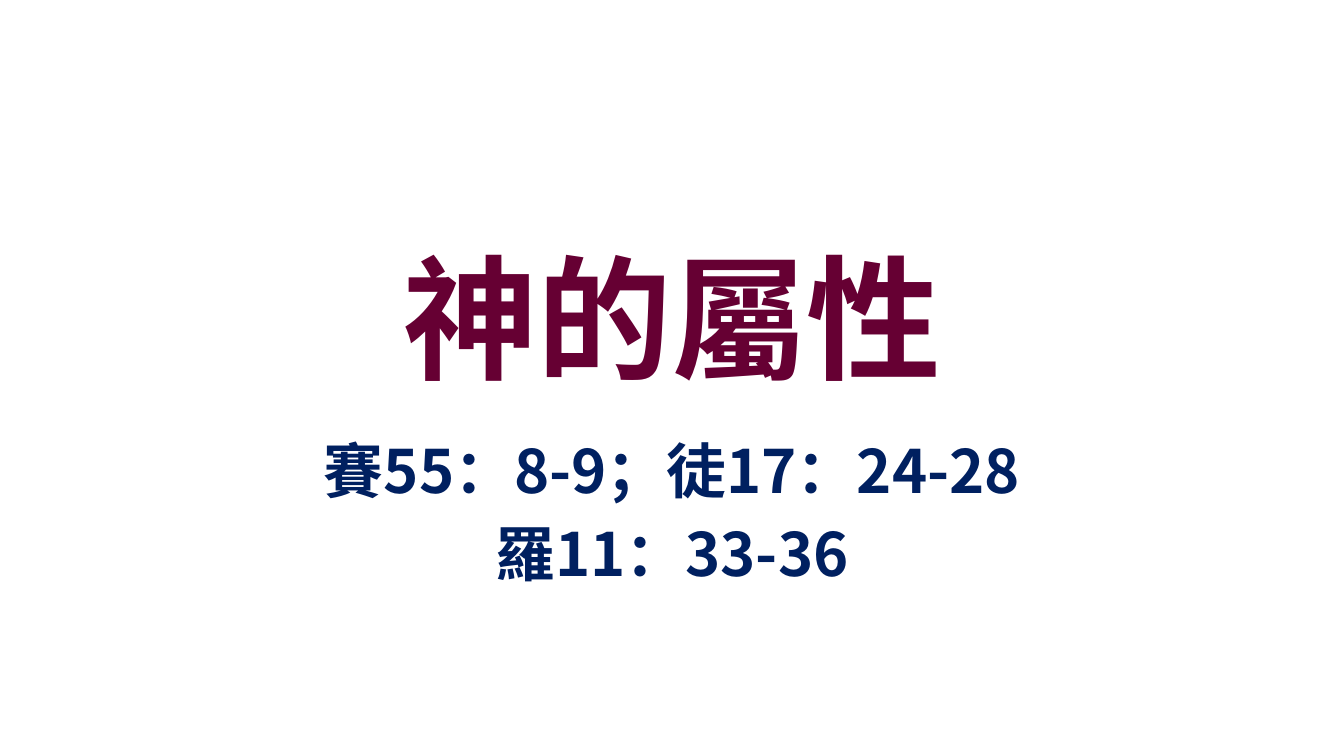
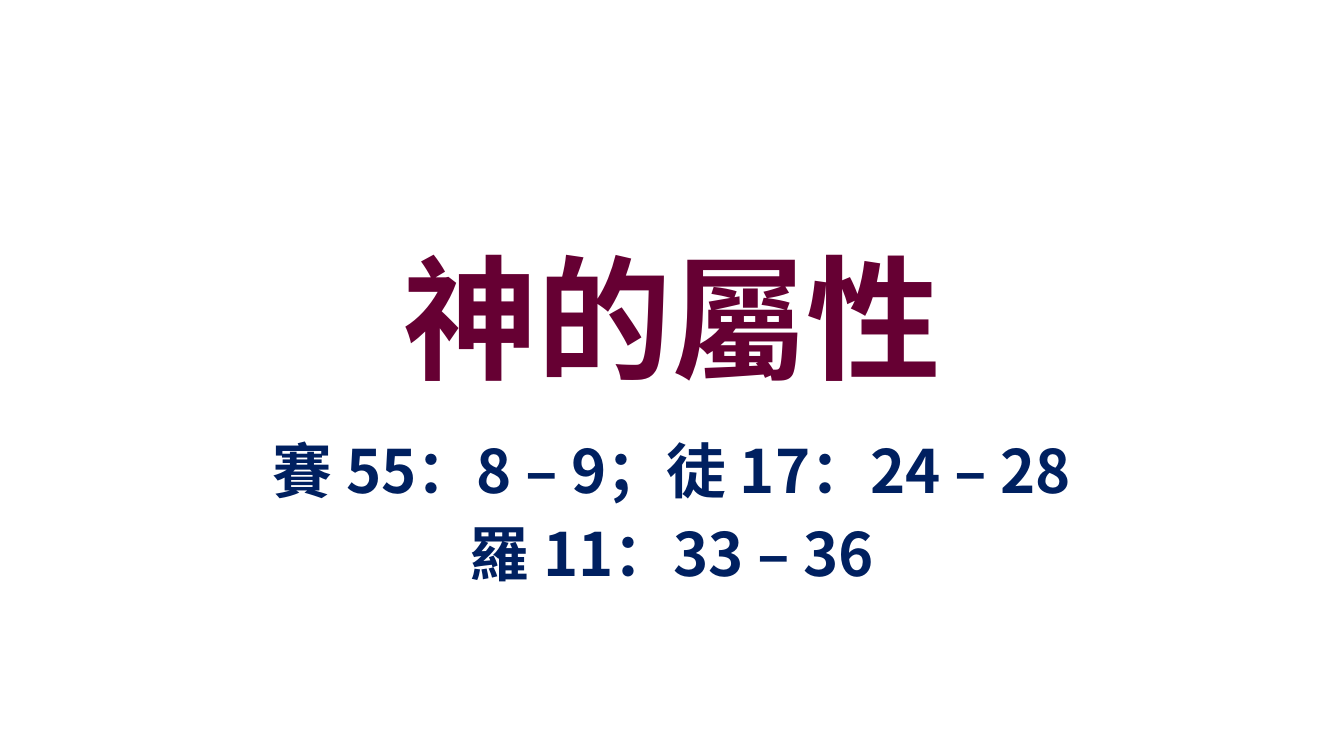
Before and after one commit to batisuoc/worship-resources, a slide deck: slide 1 of 4神的屬性.pptx. Drawn at 1344x756 pixels with LibreOffice and Linux fonts; fonts in the diff are those of the drawing; background and template pictures are left out. Boxes give left, top, right and bottom in pixels: in the first picture for what was removed or moved away, otherwise in the second. Text is boxed around its words. In the diff, an @@ line names an element or a change of style, - is before the commit and + after.

```diff
--- a/4神的屬性.pptx
+++ b/4神的屬性.pptx
@@ subtitle at box(273, 441, 1071, 582): text changed @@
-賽55：8-9；徒17：24-28
-羅11：33-36
+賽 55：8 – 9；徒 17：24 – 28
+羅 11：33 – 36
```
Also in this commit, not shown: 1 other slide changed, 1 slide removed.
